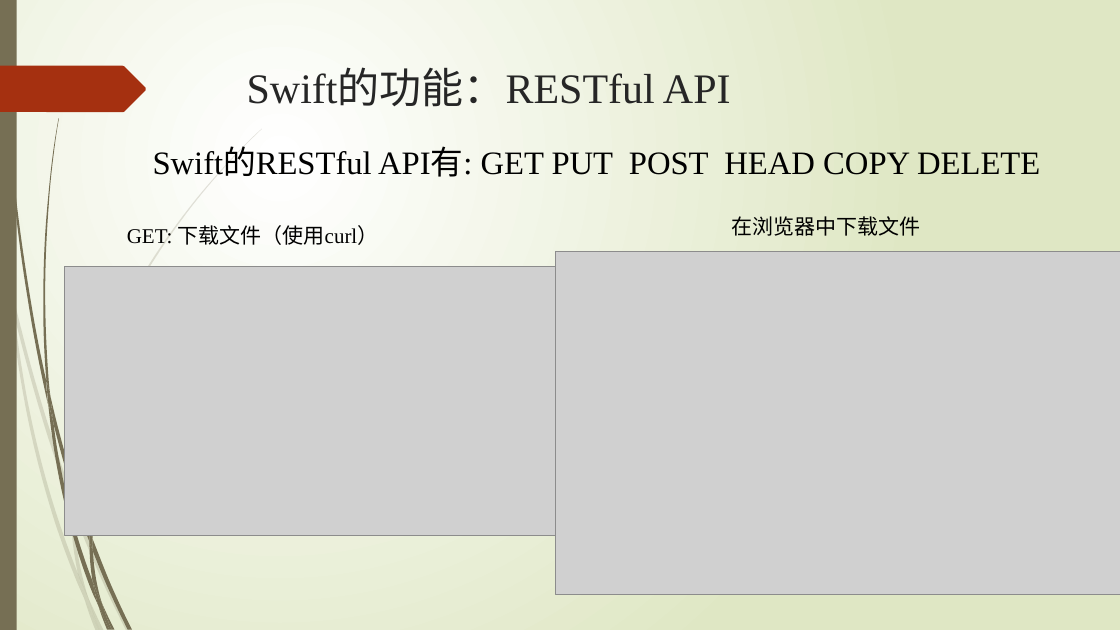
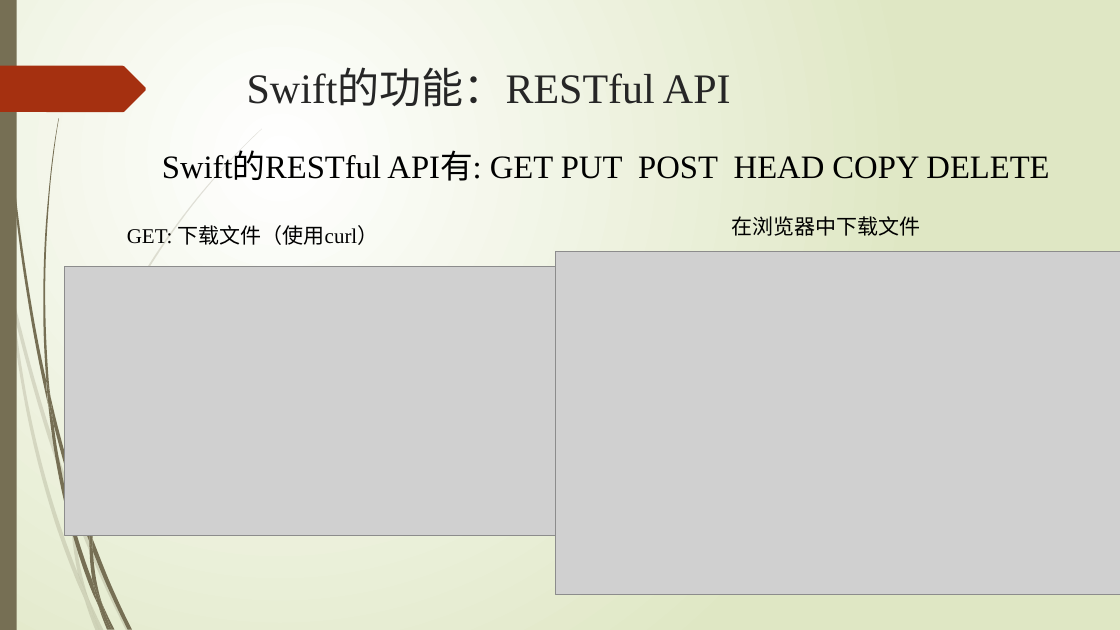
Before and after one commit to ys0232/SAIOinstall, a slide deck: slide 13 of 《海量对象文件存储》结题报告.pptx (slide 10 before the commit). Drawn at 1120x630 pixels with LibreOffice and Linux fonts; fonts in the diff are those of the drawing; grey boxes stand for pictures. Boxes give left, top, right and bottom in pixels: in the first picture for what was removed or moved away, otherwise in the second. Text is boxed around its words. In the diff, an @@ line names an element or a change of style, - is before the commit and + after.

```diff
--- a/《海量对象文件存储》结题报告.pptx
+++ b/《海量对象文件存储》结题报告.pptx
@@ text "Swift的RESTful API有: GET PUT POST ...": place and size @@
-text "Swift的RESTful API有: GET PUT POST ..." at (153,148,1040,177)
+text "Swift的RESTful API有: GET PUT POST ..." at (162,152,1049,181)
```
Also in this commit, not shown: 7 other slides changed, 3 slides added, 3 other files.
